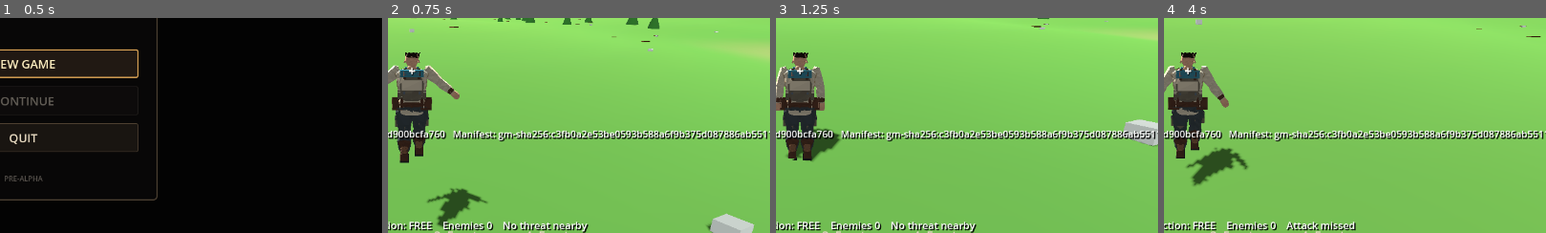
Above: before the commit, frames 1-4 (left to right).
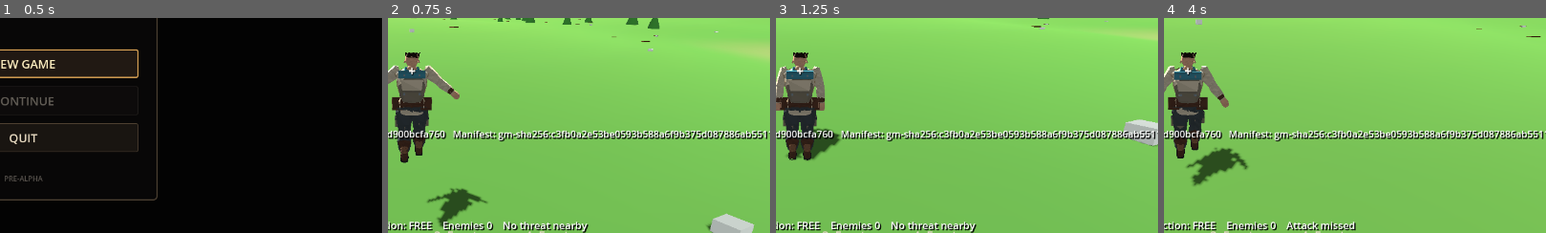
Above: after the commit, the same moments.

Repository: KevinRabbe/underworld
Game: Godot game, scene res://app/app_root.tscn
Same seed, same stepped clock (60 frames per second), same inputs: the game is played once before the commit and once after it.
Inputs (mouse positions are % of the whole screen's width and height, from its top left):
- Up to frame 1 (0.5 s): no input
- Up to frame 2 (0.75 s): click "NEW GAME" at 0.5 s
- Up to frame 3 (1.25 s): no input
- Up to frame 4 (4 s): tap Enter at 1.25 s; move the mouse to (55, 50) at 1.27 s; hold F (block) 1.28-2.03 s; hold W (move_forward) from 1.28 s (still down); click (55, 50) at 1.42 s; tap Space (jump) at 1.52, 1.82, 2.27, 2.57, 3.77 s; move the mouse to (45, 50) at 2.02 s; tap E (attack_heavy) at 2.1 s; tap F (block) at 2.3, 3.05, 3.6 s; move the mouse to (52, 48) at 2.77 s; hold Right mouse button (attack_light) 2.78-3.53 s; move the mouse to (49, 52) at 3.52 s; click (49, 52) at 3.67 s
The pictures show only the part of the screen within x 47-97%, y 38-88%; the shares and areas given below are measured in that part.

Frame 1 is identical in both runs. In frame 2, 0.4% of the frame differs, in the area x 2-23%, y 23-97%; in frame 3, 0.4%; in frame 4, 0.5%, in the area x 2-20%, y 23-74%.

Commit message:
CHAR-PRESENT-001: shape boots pack and axe

Diff:
--- a/presentation/characters/faceted/faceted_body_compiler.gd
+++ b/presentation/characters/faceted/faceted_body_compiler.gd
@@ -3,7 +3,7 @@
 
 const MeshDataScript := preload("res://presentation/characters/faceted/faceted_skinned_mesh_data.gd")
 
-const COMPILER_REVISION := 9
+const COMPILER_REVISION := 10
 const SKIN := 0
 const CLOTH := 1
 const LEATHER := 2
@@ -408,9 +408,33 @@
 		_ring_y_asym(Vector3(x, ankle_y, -0.005), profile.ankle_width * 0.56, profile.ankle_width * 0.59, profile.ankle_width * 0.62, _weights2(calf_bone, foot_bone, 0.65)),
 	]
 	_add_y_loft(builders, LEATHER, boot_rings, 8, true, true)
-	var half_width: float = float(profile.foot_width) * 0.50 + 0.010
-	_add_box(builders, LEATHER, Vector3(x - half_width, float(landmark["sole_y"]) + 0.025, -profile.foot_length * 0.72), Vector3(x + half_width, float(landmark["foot_top_y"]), profile.foot_length * 0.28), _weights(foot_bone), 0.018)
-	_add_box(builders, SOLE, Vector3(x - half_width - 0.006, float(landmark["sole_y"]), -profile.foot_length * 0.74), Vector3(x + half_width + 0.006, float(landmark["sole_y"]) + 0.035, profile.foot_length * 0.30), _weights(foot_bone), 0.010)
+	# The shoe is a true heel-to-toe faceted volume.  Ring widths and vertical
+	# mass describe heel, instep, ball and tapered toe instead of ending the leg
+	# in the former rectangular leather/sole slabs.
+	var sole_y: float = float(landmark["sole_y"])
+	var foot_top_y: float = float(landmark["foot_top_y"])
+	var foot_skin: Dictionary = _weights(foot_bone)
+	var heel_z: float = float(profile.foot_length) * 0.27
+	var instep_z: float = float(profile.foot_length) * 0.06
+	var ball_z: float = -float(profile.foot_length) * 0.39
+	var toe_z: float = -float(profile.foot_length) * 0.73
+	var foot_rings: Array[Dictionary] = [
+		_ring_z(Vector3(x, sole_y + 0.067, heel_z), profile.foot_width * 0.47, 0.047, foot_skin),
+		_ring_z(Vector3(x, sole_y + 0.079, instep_z), profile.foot_width * 0.53, minf(0.064, foot_top_y - sole_y - 0.020), foot_skin),
+		_ring_z(Vector3(x, sole_y + 0.066, ball_z), profile.foot_width * 0.59, 0.052, foot_skin),
+		_ring_z(Vector3(x, sole_y + 0.052, toe_z), profile.foot_width * 0.43, 0.036, foot_skin),
+	]
+	_add_z_loft(builders, LEATHER, foot_rings, 8, true, true, -1.0)
+
+	# Separate low sole follows the same taper so the planted silhouette stays
+	# rugged without becoming a dark rectangular platform.
+	var sole_rings: Array[Dictionary] = [
+		_ring_z(Vector3(x, sole_y + 0.018, heel_z + 0.006), profile.foot_width * 0.52, 0.018, foot_skin),
+		_ring_z(Vector3(x, sole_y + 0.018, instep_z), profile.foot_width * 0.58, 0.018, foot_skin),
+		_ring_z(Vector3(x, sole_y + 0.018, ball_z - 0.004), profile.foot_width * 0.64, 0.018, foot_skin),
+		_ring_z(Vector3(x, sole_y + 0.017, toe_z - 0.008), profile.foot_width * 0.47, 0.017, foot_skin),
+	]
+	_add_z_loft(builders, SOLE, sole_rings, 8, true, true, -1.0)
 
 
 static func _build_outfit_details(builders: Dictionary, profile) -> void:
@@ -476,33 +500,57 @@
 	_add_box(builders, CLOTH, Vector3(-0.192, waist_y + 0.020, vest_front_z - 0.010), Vector3(-0.080, waist_y + 0.095, vest_front_z + 0.002), _weights2(BONE.spine_01, BONE.pelvis, 0.45), 0.006)
 	_add_box(builders, CLOTH, Vector3(0.080, waist_y + 0.020, vest_front_z - 0.010), Vector3(0.192, waist_y + 0.095, vest_front_z + 0.002), _weights2(BONE.spine_01, BONE.pelvis, 0.45), 0.006)
 
-	# Pack/bedroll stay bone-bound while the torso front converges.
+	# The pack now owns a deliberate expedition silhouette: broad canvas body,
+	# tapered shoulders, a raised flap and lower pocket, visible straps/buckles,
+	# and a bedroll that reads as attached gear rather than the entire rear mass.
 	_add_y_loft(builders, CANVAS_DARK, [
-		_ring_y(Vector3(0, waist_y, 0.205), 0.135, 0.075, _weights(BONE.chest)),
-		_ring_y(Vector3(0, lerpf(waist_y, lower_chest_y, 0.55), 0.220), 0.175, 0.100, _weights(BONE.chest)),
-		_ring_y(Vector3(0, chest_y - 0.030, 0.225), 0.185, 0.105, _weights(BONE.chest)),
-		_ring_y(Vector3(0, shoulder_y - 0.125, 0.215), 0.168, 0.095, _weights(BONE.chest)),
-		_ring_y(Vector3(0, shoulder_y - 0.050, 0.195), 0.135, 0.070, _weights(BONE.chest)),
+		_ring_y(Vector3(0, waist_y - 0.020, 0.220), 0.145, 0.070, _weights(BONE.chest)),
+		_ring_y(Vector3(0, lerpf(waist_y, lower_chest_y, 0.48), 0.238), 0.190, 0.105, _weights(BONE.chest)),
+		_ring_y(Vector3(0, chest_y - 0.045, 0.242), 0.205, 0.112, _weights(BONE.chest)),
+		_ring_y(Vector3(0, shoulder_y - 0.155, 0.235), 0.192, 0.105, _weights(BONE.chest)),
+		_ring_y(Vector3(0, shoulder_y - 0.070, 0.218), 0.158, 0.082, _weights(BONE.chest)),
 	], 8, true, true)
-	_add_box(builders, CANVAS_LIGHT, Vector3(-0.155, chest_y - 0.105, 0.306), Vector3(0.155, chest_y + 0.045, 0.326), _weights(BONE.chest), 0.008)
-	_add_box(builders, CANVAS_DARK, Vector3(-0.222, waist_y + 0.035, 0.210), Vector3(-0.170, waist_y + 0.155, 0.292), _weights(BONE.chest), 0.012)
-	_add_box(builders, CANVAS_DARK, Vector3(0.170, waist_y + 0.035, 0.210), Vector3(0.222, waist_y + 0.155, 0.292), _weights(BONE.chest), 0.012)
-	_add_box(builders, CANVAS_LIGHT, Vector3(-0.220, waist_y + 0.140, 0.206), Vector3(-0.172, waist_y + 0.172, 0.296), _weights(BONE.chest), 0.006)
-	_add_box(builders, CANVAS_LIGHT, Vector3(0.172, waist_y + 0.140, 0.206), Vector3(0.220, waist_y + 0.172, 0.296), _weights(BONE.chest), 0.006)
-	for strap_x in [-0.115, 0.115]:
-		_add_ribbon_z(builders, LEATHER, Vector2(strap_x, waist_y + 0.02), Vector2(strap_x, shoulder_y - 0.02), 0.350, 0.018, _weights(BONE.chest), _weights(BONE.chest), 1.0)
+
+	# Tapered rear flap and lower pocket are separate prismatic garment layers,
+	# producing useful planes in back/3-4 views instead of rectangular blocks.
+	_add_quad_prism_z(builders, CANVAS_LIGHT,
+		Vector2(-0.170, chest_y + 0.060),
+		Vector2(0.170, chest_y + 0.060),
+		Vector2(0.145, chest_y - 0.105),
+		Vector2(-0.145, chest_y - 0.105),
+		0.338, 0.372, _weights(BONE.chest))
+	_add_quad_prism_z(builders, CANVAS_DARK,
+		Vector2(-0.135, waist_y + 0.175),
+		Vector2(0.135, waist_y + 0.175),
+		Vector2(0.115, waist_y + 0.035),
+		Vector2(-0.115, waist_y + 0.035),
+		0.344, 0.382, _weights(BONE.chest))
+
+	for strap_x in [-0.112, 0.112]:
+		_add_ribbon_z(builders, LEATHER_LIGHT,
+			Vector2(strap_x, waist_y + 0.030),
+			Vector2(strap_x, shoulder_y - 0.085),
+			0.386, 0.015, _weights(BONE.chest), _weights(BONE.chest), 1.0)
 		_add_box(builders, METAL,
-			Vector3(strap_x - 0.020, lower_chest_y - 0.010, 0.349),
-			Vector3(strap_x + 0.020, lower_chest_y + 0.026, 0.358),
+			Vector3(strap_x - 0.018, lower_chest_y - 0.010, 0.384),
+			Vector3(strap_x + 0.018, lower_chest_y + 0.024, 0.397),
 			_weights(BONE.chest), 0.004)
-	_add_ribbon_z(builders, LEATHER_LIGHT, Vector2(-0.14, chest_y - 0.02), Vector2(0.14, chest_y - 0.02), 0.352, 0.012, _weights(BONE.chest), _weights(BONE.chest), 1.0)
+
+	# Teal bedroll sits across the pack crown and extends just beyond the pack
+	# shoulders, matching the locked turnaround's recognizable rear silhouette.
 	_add_x_loft(builders, ACCENT, [
-		_ring_x(Vector3(-0.18, shoulder_y, 0.275), 0.060, 0.060, _weights(BONE.chest)),
-		_ring_x(Vector3(0.18, shoulder_y, 0.275), 0.060, 0.060, _weights(BONE.chest)),
+		_ring_x(Vector3(-0.205, shoulder_y - 0.010, 0.305), 0.064, 0.066, _weights(BONE.chest)),
+		_ring_x(Vector3(0.205, shoulder_y - 0.010, 0.305), 0.064, 0.066, _weights(BONE.chest)),
 	], 8, true, true, 1.0)
-	for roll_strap_x in [-0.105, 0.105]:
-		_add_box(builders, LEATHER, Vector3(roll_strap_x - 0.018, shoulder_y - 0.069, 0.212), Vector3(roll_strap_x + 0.018, shoulder_y + 0.069, 0.340), _weights(BONE.chest), 0.008)
-		_add_box(builders, METAL, Vector3(roll_strap_x - 0.014, shoulder_y - 0.012, 0.337), Vector3(roll_strap_x + 0.014, shoulder_y + 0.014, 0.348), _weights(BONE.chest), 0.004)
+	for roll_strap_x in [-0.112, 0.112]:
+		_add_ribbon_z(builders, LEATHER,
+			Vector2(roll_strap_x, shoulder_y - 0.072),
+			Vector2(roll_strap_x, shoulder_y + 0.052),
+			0.374, 0.014, _weights(BONE.chest), _weights(BONE.chest), 1.0)
+		_add_box(builders, METAL,
+			Vector3(roll_strap_x - 0.014, shoulder_y - 0.016, 0.373),
+			Vector3(roll_strap_x + 0.014, shoulder_y + 0.012, 0.385),
+			_weights(BONE.chest), 0.003)
 
 	# Two balanced utility pouches stay clear of hand sockets/collision.
 	for pouch_side in [-1.0, 1.0]:
@@ -571,6 +619,10 @@
 	return {"center": center, "ry": ry, "rz": rz, "skin": skin_weights}
 
 
+static func _ring_z(center: Vector3, rx: float, ry: float, skin_weights: Dictionary) -> Dictionary:
+	return {"center": center, "rx": rx, "ry": ry, "skin": skin_weights}
+
+
 static func _weights(bone_index: int) -> Dictionary:
 	return {"bones": [bone_index, 0, 0, 0], "weights": [1.0, 0.0, 0.0, 0.0]}
 
@@ -645,6 +697,28 @@
 		_add_x_cap(builders, palette_index, rings[-1], sides, direction)
 
 
+static func _add_z_loft(builders: Dictionary, palette_index: int, rings: Array[Dictionary], sides: int, cap_start: bool, cap_end: bool, direction: float) -> void:
+	if rings.size() < 2:
+		return
+	for ring_index in range(rings.size() - 1):
+		var first := rings[ring_index]
+		var second := rings[ring_index + 1]
+		for side in range(sides):
+			var next := (side + 1) % sides
+			var p0 := _point_z(first, side, sides)
+			var p1 := _point_z(first, next, sides)
+			var q0 := _point_z(second, side, sides)
+			var q1 := _point_z(second, next, sides)
+			var mid_angle := (float(side) + 0.5) * TAU / float(sides)
+			var expected := Vector3(cos(mid_angle), sin(mid_angle), 0.0).normalized()
+			_emit_triangle(builders, palette_index, p0, q0, q1, expected, first["skin"], second["skin"], second["skin"], Vector2(float(side) / sides, 0), Vector2(float(side) / sides, 1), Vector2(float(next) / sides, 1))
+			_emit_triangle(builders, palette_index, p0, q1, p1, expected, first["skin"], second["skin"], first["skin"], Vector2(float(side) / sides, 0), Vector2(float(next) / sides, 1), Vector2(float(next) / sides, 0))
+	if cap_start:
+		_add_z_cap(builders, palette_index, rings[0], sides, -direction)
+	if cap_end:
+		_add_z_cap(builders, palette_index, rings[-1], sides, direction)
+
+
 static func _point_y(ring: Dictionary, side: int, sides: int) -> Vector3:
 	var angle := float(side) * TAU / float(sides)
 	var center: Vector3 = ring["center"]
@@ -663,6 +737,12 @@
 	return center + Vector3(0.0, cos(angle) * float(ring["ry"]), sin(angle) * float(ring["rz"]))
 
 
+static func _point_z(ring: Dictionary, side: int, sides: int) -> Vector3:
+	var angle := float(side) * TAU / float(sides)
+	var center: Vector3 = ring["center"]
+	return center + Vector3(cos(angle) * float(ring["rx"]), sin(angle) * float(ring["ry"]), 0.0)
+
+
 static func _add_y_cap(builders: Dictionary, palette_index: int, ring: Dictionary, sides: int, direction: float) -> void:
 	var center: Vector3 = ring["center"]
 	var normal := Vector3(0, direction, 0)
@@ -678,6 +758,15 @@
 	for side in range(sides):
 		var p0 := _point_x(ring, side, sides)
 		var p1 := _point_x(ring, (side + 1) % sides, sides)
+		_emit_triangle(builders, palette_index, center, p0, p1, normal, ring["skin"], ring["skin"], ring["skin"], Vector2(0.5,0.5), Vector2.ZERO, Vector2.ONE)
+
+
+static func _add_z_cap(builders: Dictionary, palette_index: int, ring: Dictionary, sides: int, direction: float) -> void:
+	var center: Vector3 = ring["center"]
+	var normal := Vector3(0, 0, direction)
+	for side in range(sides):
+		var p0 := _point_z(ring, side, sides)
+		var p1 := _point_z(ring, (side + 1) % sides, sides)
 		_emit_triangle(builders, palette_index, center, p0, p1, normal, ring["skin"], ring["skin"], ring["skin"], Vector2(0.5,0.5), Vector2.ZERO, Vector2.ONE)
 
 
--- a/presentation/characters/voxel/baseline_survivor_factory.gd
+++ b/presentation/characters/voxel/baseline_survivor_factory.gd
@@ -29,13 +29,13 @@
 		_entry("skin", Color("bf8b6a"), 0.80, 0.0),
 		_entry("cloth", Color("927958"), 0.93, 0.0),
 		_entry("leather", Color("4b3023"), 0.78, 0.0),
-		_entry("metal", Color("858b8e"), 0.38, 0.62),
+		_entry("metal", Color("777d7b"), 0.82, 0.18),
 		_entry("hair", Color("211713"), 0.92, 0.0),
 		_entry("accent", Color("356f78"), 0.84, 0.0),
 		_entry("face", Color("211a17"), 0.76, 0.0),
 		_entry("canvas_light", Color("b5a486"), 0.95, 0.0),
 		_entry("trouser", Color("373c3b"), 0.92, 0.0),
-		_entry("canvas_dark", Color("5f5544"), 0.96, 0.0),
+		_entry("canvas_dark", Color("6c624f"), 0.96, 0.0),
 		_entry("leather_light", Color("765037"), 0.84, 0.0),
 		_entry("sole", Color("252523"), 0.98, 0.0),
 	])
@@ -520,13 +520,21 @@
 
 static func _axe_head_cells() -> Array[Dictionary]:
 	var cells: Array[Dictionary] = []
-	# A compact one-sided stone blade with a small rear poll.  The silhouette
-	# stays readable after greedy compilation without returning to a debug box.
+	# Broad asymmetric stone blade: the cutting edge fans to the left while a
+	# short rear poll and leather lash keep the haft relationship obvious.
+	var rows := {
+		3: [-1, 1],
+		4: [-3, 2],
+		5: [-4, 1],
+		6: [-4, 0],
+		7: [-3, -1],
+	}
 	for z in range(0, 2):
-		for y in range(3, 7):
-			var minimum_x: int = -2 if y in [4, 5] else -1
-			var maximum_x: int = 1 if y in [3, 4] else 0
-			for x in range(minimum_x, maximum_x + 1):
-				var palette_index: int = LEATHER_LIGHT if x == 0 and y in [3, 4] else METAL
+		for y_value in rows.keys():
+			var y: int = int(y_value)
+			var span: Array = rows[y_value]
+			for x in range(int(span[0]), int(span[1]) + 1):
+				var is_lash: bool = x in [0, 1] and y in [3, 4]
+				var palette_index: int = LEATHER_LIGHT if is_lash else METAL
 				cells.append({"position": Vector3i(x, y, z), "palette_index": palette_index})
 	return cells
Not shown, removed: .github/character_rev10_patch_once.py
Not shown, removed: .github/workflows/character-rev10-push.yml
